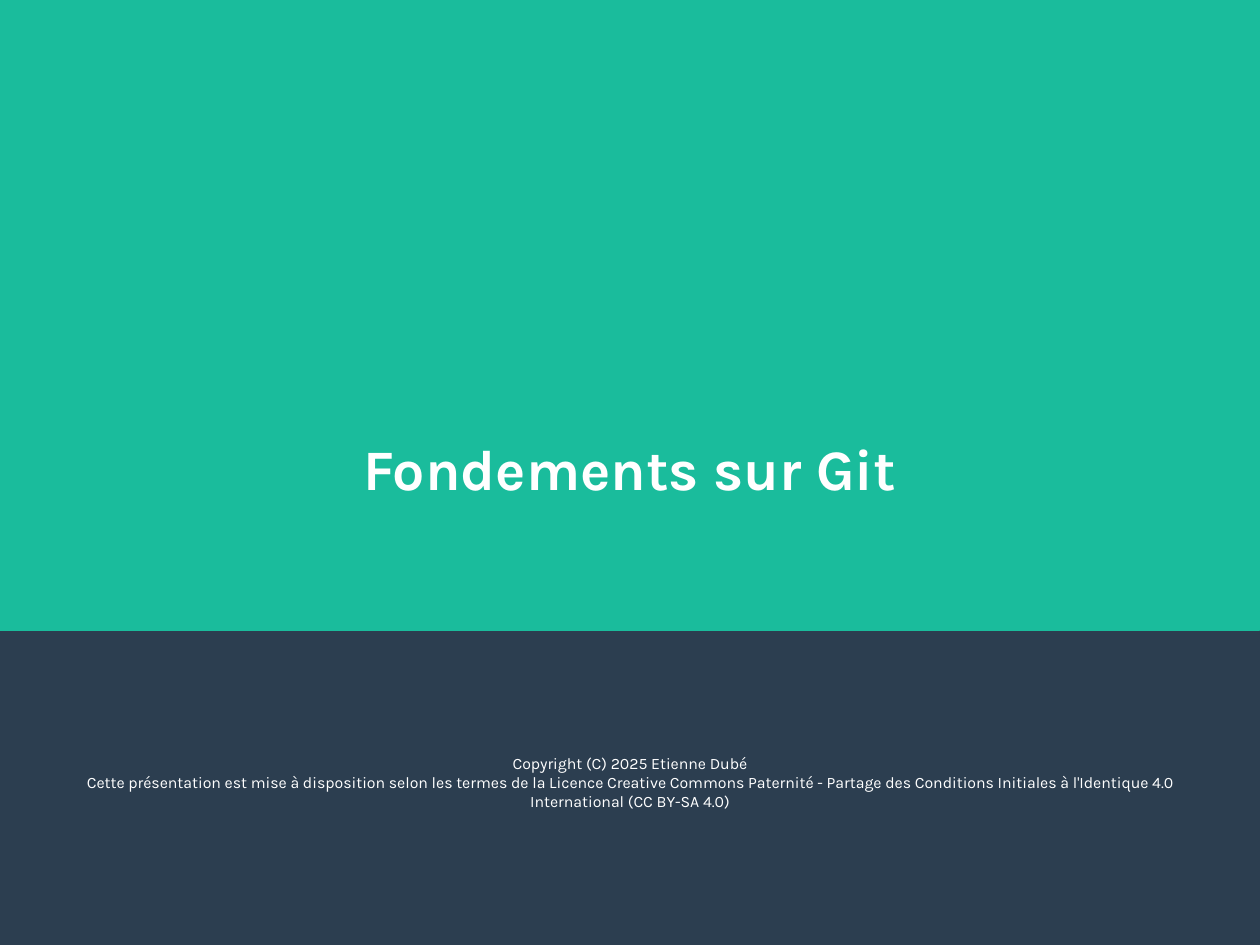
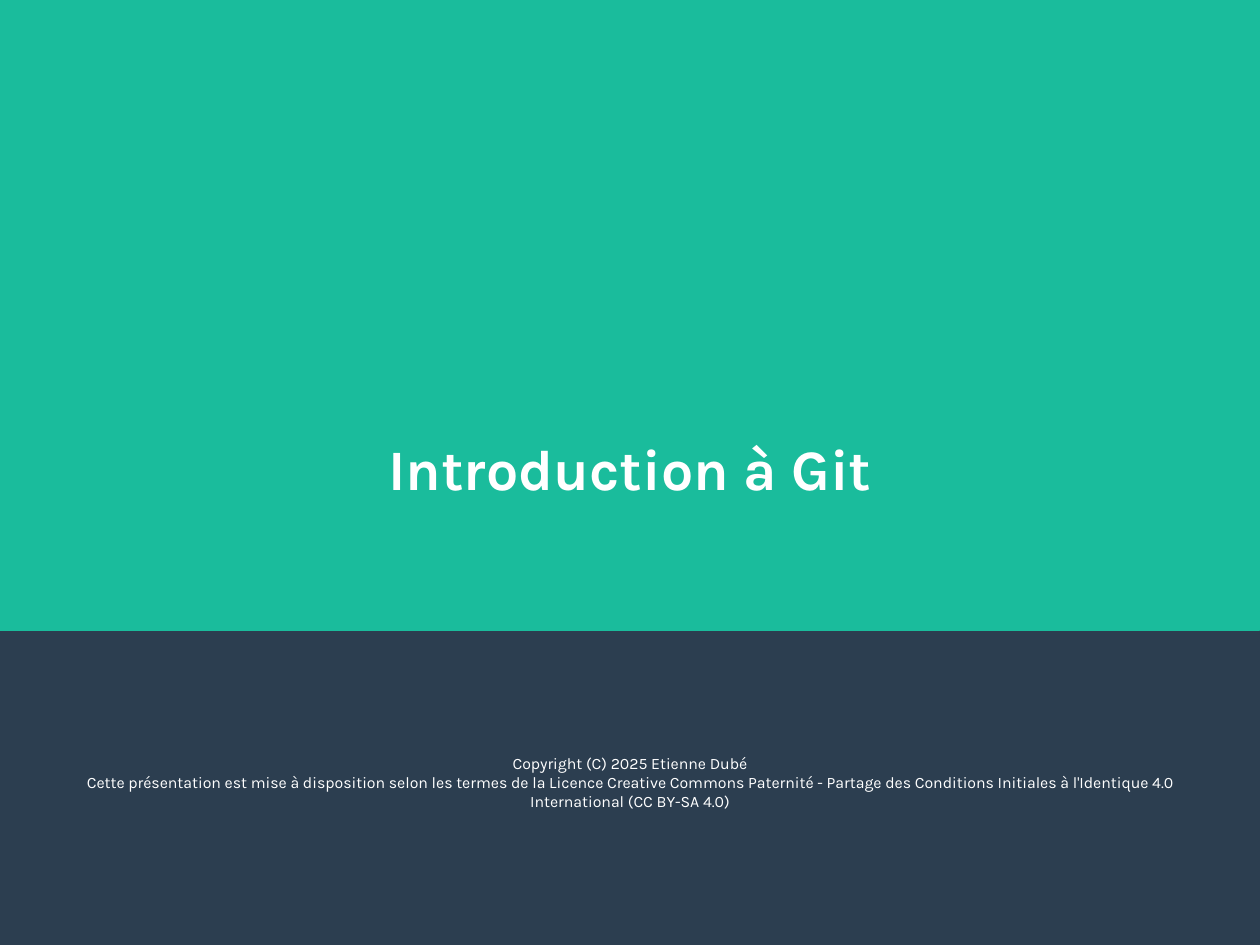
Before and after one commit to etdube/formation_git, a slide deck: slide 1 of Présentation git.odp. Drawn at 1260x945 pixels with LibreOffice and Linux fonts; fonts in the diff are those of the drawing. Boxes give left, top, right and bottom in pixels: in the first picture for what was removed or moved away, otherwise in the second. Text is boxed around its words. In the diff, an @@ line names an element or a change of style, - is before the commit and + after.

```diff
--- a/Présentation git.odp
+++ b/Présentation git.odp
@@ title at [388,445,871,491]: text changed @@
-Fondements sur Git
+Introduction à Git
```
Also in this commit, not shown: 11 slides added.
